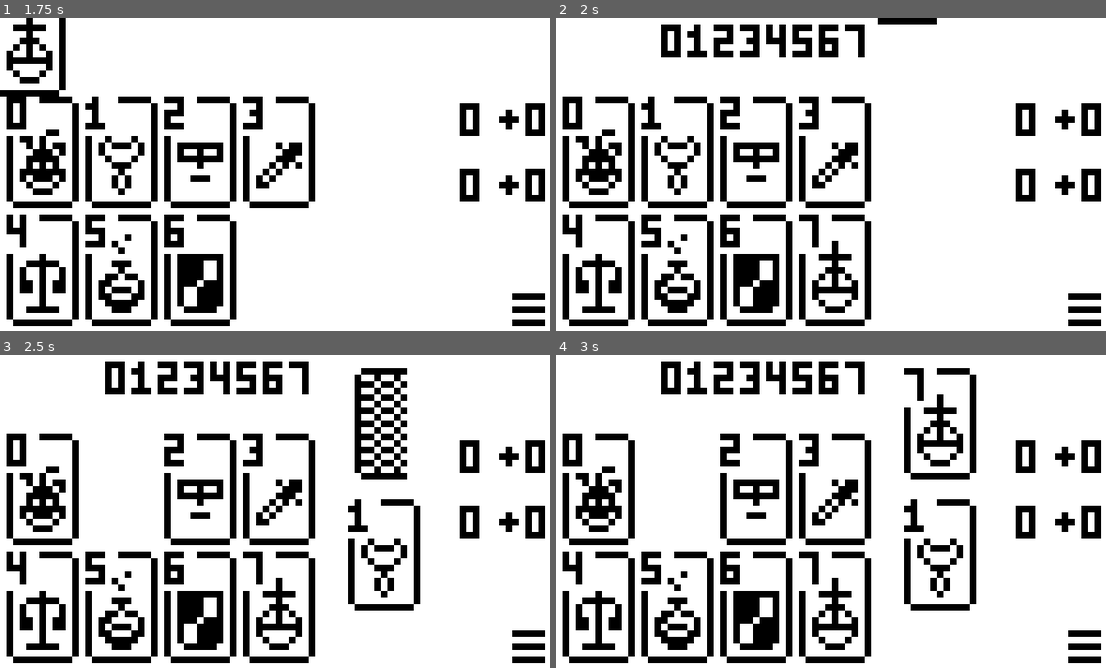
Above: before the commit, frames 1-4 (two rows, left to right).
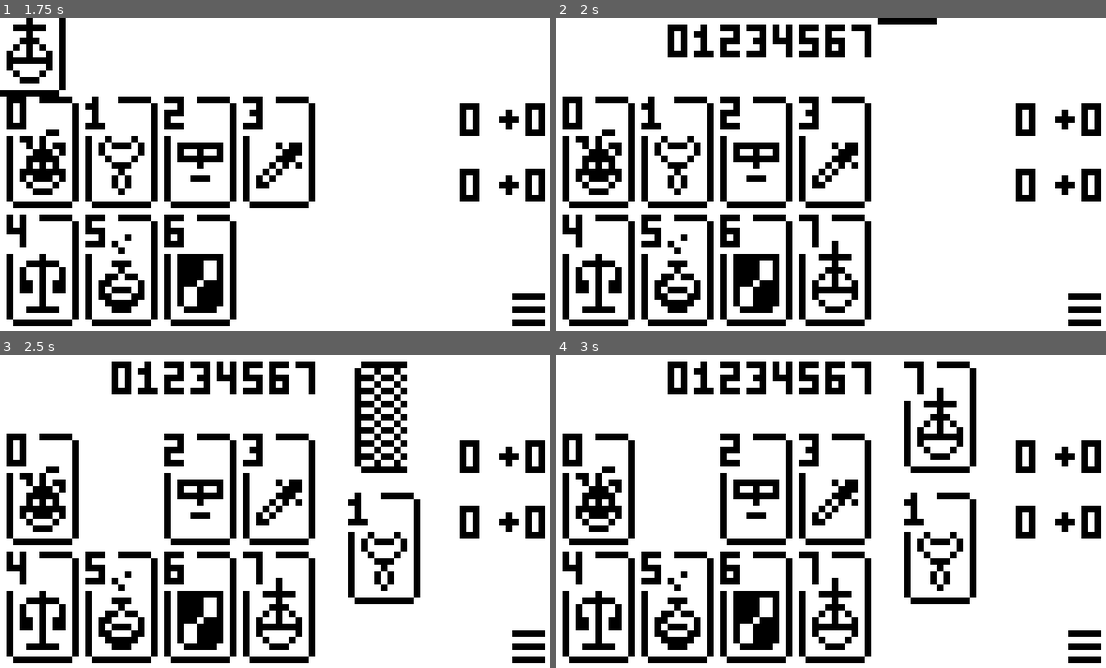
Above: after the commit, the same moments.

Repository: wil-low/braverats
Game: Godot game, scene res://application/application.tscn
Two runs of this game, one before a commit and one after it. Both use one fixed random seed, a clock stepped at 60 frames per second and the inputs below.
Inputs (mouse positions are in pixels of both pictures, inside the frame that each line leads up to):
- Up to frame 1 (1.75 s): click (280, 143) at 0.5 s; click "0" at 1.25 s
- Up to frame 2 (2 s): no input
- Up to frame 3 (2.5 s): click "1" at 2 s
- Up to frame 4 (3 s): click "2" at 2.75 s

Frame 1 is identical in both runs. In frame 2, 2.3% of the frame differs, in the area x 19-58%, y 2-13%; in frame 3, 7.2%, in the area x 19-77%, y 2-82%; in frame 4, 6.0%.

Commit message:
UI improvements

Diff:
--- a/godot/main/main.tscn
+++ b/godot/main/main.tscn
@@ -31,9 +31,9 @@
 anchor_top = 0.5
 anchor_right = 0.5
 anchor_bottom = 0.5
-offset_left = 16.0
+offset_left = 17.0
 offset_top = 1.0
-offset_right = 48.0
+offset_right = 49.0
 offset_bottom = 7.0
 grow_horizontal = 2
 grow_vertical = 2
@@ -42,10 +42,10 @@
 horizontal_alignment = 1
 
 [node name="Played1" type="Marker2D" parent="." unique_id=981826023]
-position = Vector2(53, 2)
+position = Vector2(53, 1)
 
 [node name="Played0" type="Marker2D" parent="." unique_id=126014041]
-position = Vector2(53, 22)
+position = Vector2(53, 21)
 
 [node name="Effect1" type="Sprite2D" parent="." unique_id=1782000436]
 visible = false
